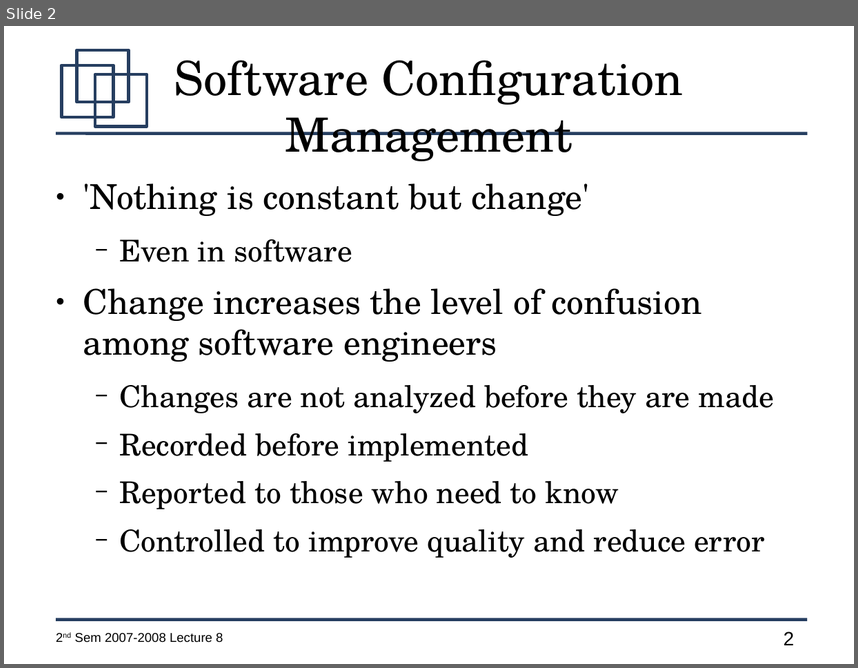
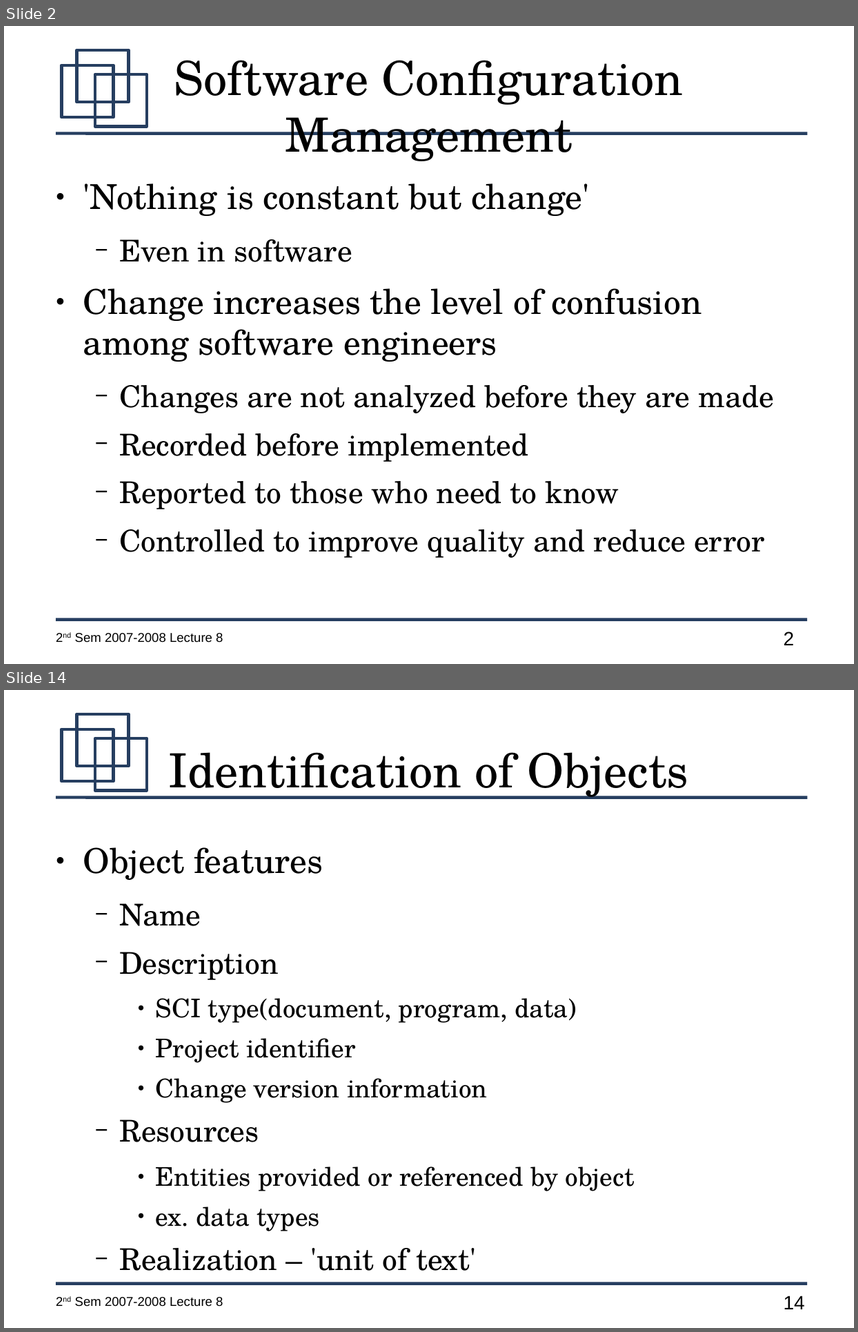
Before and after one commit to jachermocilla/jach-homepage, a slide deck: CMSC128-2nd-Sem-2007-L8.odp. Shown one above the other, each under a label of ours: slide 2 before the commit, slides 2 and 14 after it; the slides between them are not shown. The pictures are 858x668 and 858x1332 pixels, drawn with LibreOffice and Linux fonts; fonts in the diff are those of the drawing. Boxes give left, top, right and bottom in pixels: in the first picture for what was removed or moved away, otherwise in the second. Text is boxed around its words. In the diff, an @@ line names an element or a change of style, - is before the commit and + after.

```diff
--- a/CMSC128-2nd-Sem-2007-L8.odp
+++ b/CMSC128-2nd-Sem-2007-L8.odp
@@ slide 14 added at box(4, 690, 854, 1328), background #FFFFFF; not listed: 7 template elements that a slide beside it also shows @@
@@ title added at box(169, 752, 688, 799), 44 pt, text #000000 @@
+Identification of Objects
@@ text added at box(83, 847, 635, 1270), 24 pt, text #000000 @@
+● Object features
+  − Name
+  − Description
+    ● SCI type(document, program, data)
+    ● Project identifier
+    ● Change version information
+  − Resources
+    ● Entities provided or referenced by object
+    ● ex. data types
+  − Realization – 'unit of text'
```
Also in this commit, not shown: 2 slides changed, 19 other slides added, 1 slide removed.
